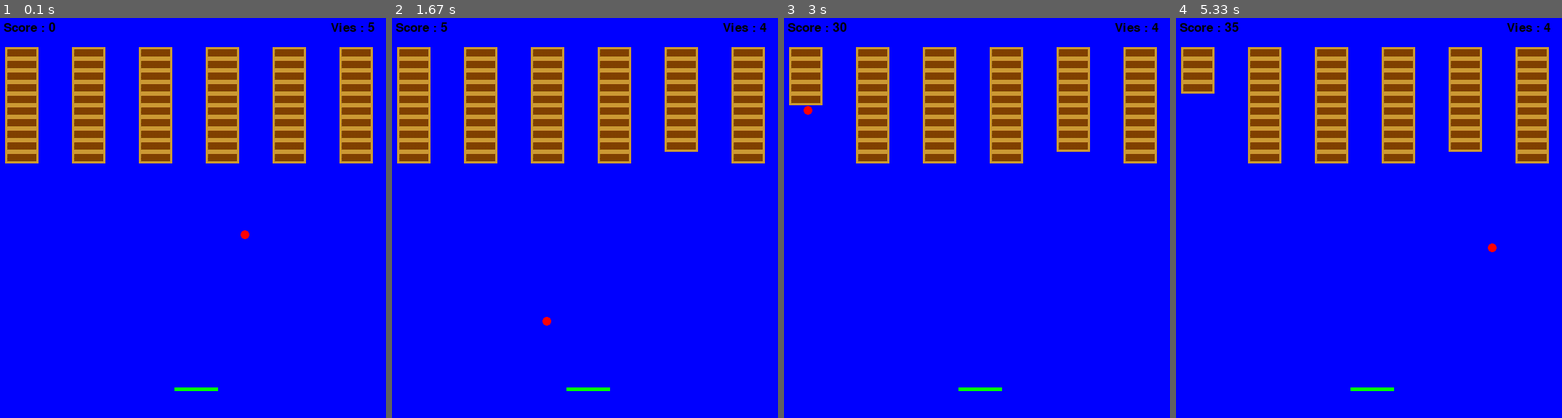
Above: before the commit, frames 1-4 (left to right).
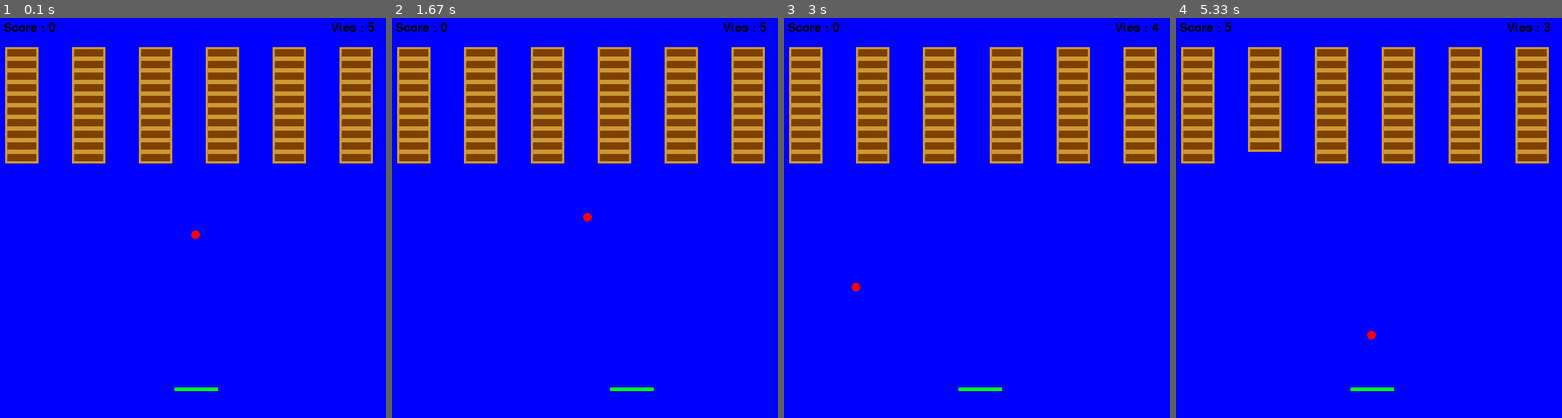
Above: after the commit, the same moments.

Repository: Killy85/game_ai_trainer
Game: pygame game, started from game/Testing_ia.py
Same seed, same stepped clock (60 frames per second), same inputs: the game is played once before the commit and once after it.
Inputs:
- Up to frame 1 (0.1 s): no input
- Up to frame 2 (1.67 s): no input
- Up to frame 3 (3 s): no input
- Up to frame 4 (5.33 s): no input

The runs differ from the first frame. In frame 1, less than 0.1% of the frame differs, in the area x 49-65%, y 53-56%; in frame 2, 0.6%; in frame 3, 1.6%; in frame 4, 2.2%, in the area x 1-97%, y 1-81%.

Commit message:
correct minimum angle

Diff:
--- a/game/Testing_ia.py
+++ b/game/Testing_ia.py
@@ -4,7 +4,7 @@
     game = Game_adapted(False)
     game.main()
 
-    for p in range(200):
+    for p in range(2000):
         if(p == 1):
             print(game.update_frame(2))
         else:
--- a/game/game_adapted.py
+++ b/game/game_adapted.py
@@ -84,10 +84,22 @@
             elif self.rect.colliderect(j.rect):
                 self.rect.bottom = j.rect.top
                 self.angle = -self.angle
+
                 if(j.rect.x > self.rect.centerx):
-                    self.angle -= 0.5
+                    self.angle -= 0.3
                 else:
-                    self.angle += 0.5
+                    self.angle += 0.2
+
+                if self.angle > 2.8 :
+                    self.angle = 2.8
+                elif self.angle < 0.2 and self.angle >= 0.0:
+                    self.angle = 0.2
+                elif self.angle > -0.2:
+                    self.angle = 0.2
+                elif self.angle < -2.8:
+                    self.angle = -2.8
+
+                print(self.angle)
 
                 self.has_bounced = True
             #Collision avec une brique du groupe briquesprite
@@ -225,10 +237,10 @@
                 j.left()
             if(p == nb_frame_to_do - 6):
                 last_frame_6 = image.tostring(self.screen, 'RGB')
-            if(p == nb_frame_to_do - 6):
-                last_frame_6 = image.tostring(self.screen, 'RGB')
+            if(p == nb_frame_to_do - 3):
+                last_frame_3 = image.tostring(self.screen, 'RGB')
             if(p == nb_frame_to_do):
-                last_frame_6 = image.tostring(self.screen, 'RGB')
+                last_frame = image.tostring(self.screen, 'RGB')
             if j.vies == 0:
                 # Si le joueur n'a plus de vies
                 msg5 = self.cadre.render("Vous avez perdu. Votre score:", 0, black)
